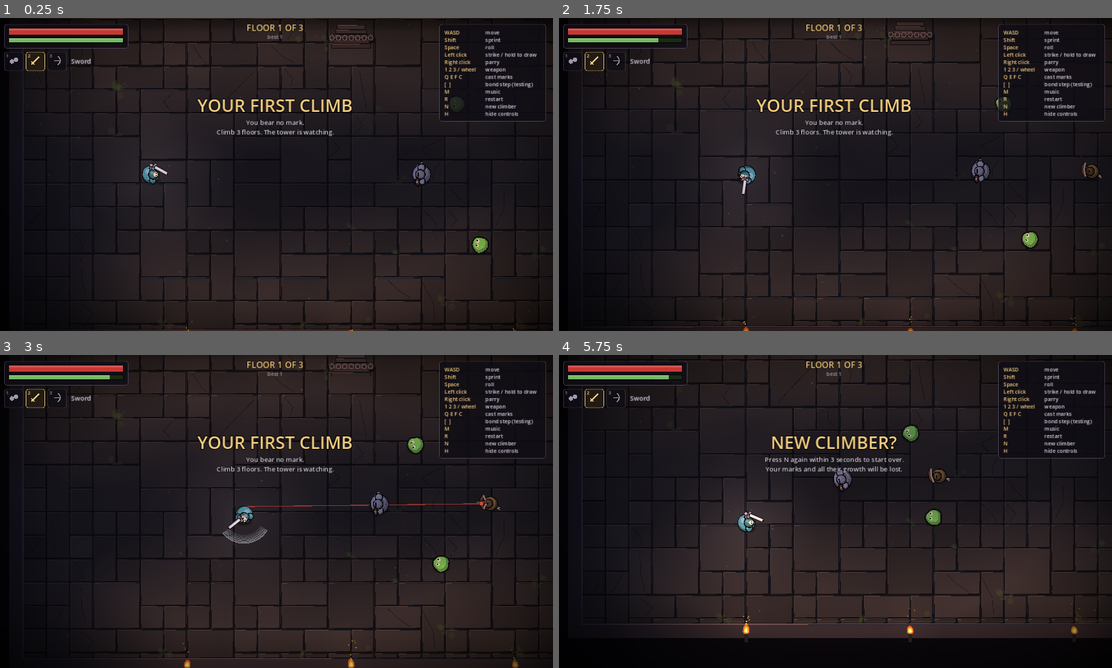
Above: before the commit, frames 1-4 (two rows, left to right).
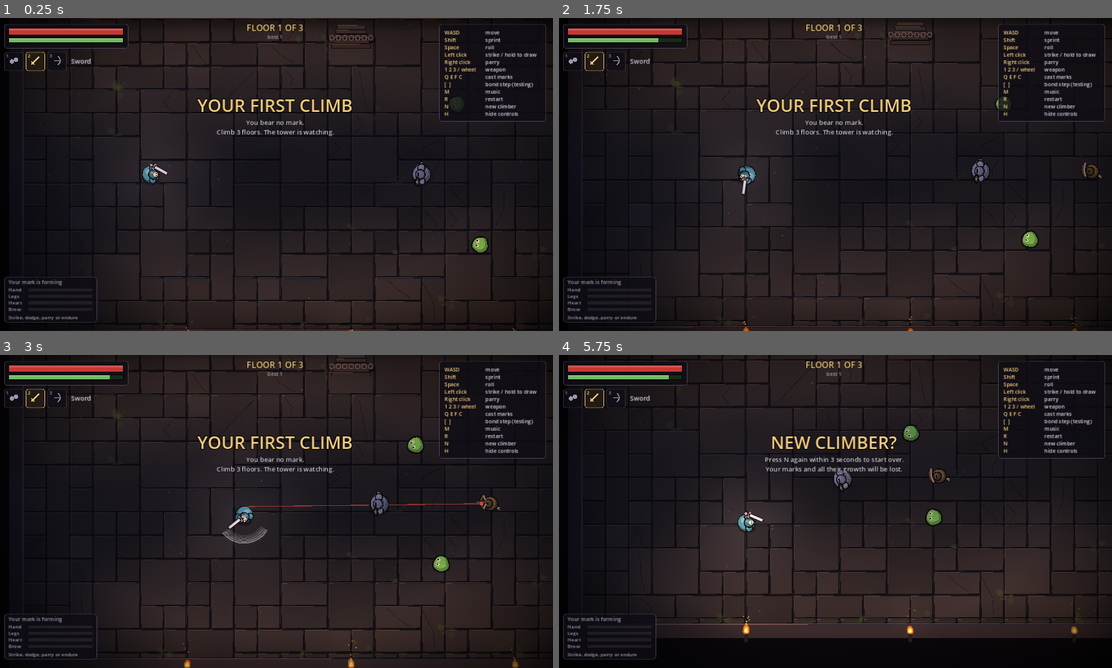
Above: after the commit, the same moments.

Repository: Raphu88/sixfold-tower-godot
Game: Godot game, scene res://scenes/main.tscn
The game is run twice, just before and just after one commit, with the same random seed, the same clock (stepped at 60 frames per second) and the same inputs.
Inputs (mouse positions are in pixels of both pictures, inside the frame that each line leads up to):
- Up to frame 1 (0.25 s): no input
- Up to frame 2 (1.75 s): tap Enter at 0.5 s; move the mouse to (957, 158) at 0.52 s; hold D (move_right) 0.53-1.25 s; right-click (957, 158) at 0.6 s; click (957, 158) at 0.67 s; drag from (724, 190) to (807, 237) at 1.27 s
- Up to frame 3 (3 s): move the mouse to (331, 442) at 2.02 s; hold D (move_right) 2.03-2.75 s; tap C (cast_brow) at 2.1 s; right-click (331, 442) at 2.3 s; drag from (248, 574) to (110, 464) at 2.77 s
- Up to frame 4 (5.75 s): move the mouse to (1001, 558) at 3.52 s; hold A (move_left) 3.53-4.25 s; tap F (cast_heart) at 3.6 s; right-click (1001, 558) at 3.8 s; drag from (669, 464) to (752, 433) at 4.27 s; move the mouse to (863, 511) at 5.02 s; hold S (move_down) from 5.03 s (still down); tap N (new_climber) at 5.1 s; click (863, 511) at 5.17 s; right-click (863, 511) at 5.3 s

The runs differ from the first frame. In frame 1, 0.4% of the frame differs, in the area x 0-89%, y 25-98%; in frame 2, 0.5%; in frame 3, 0.4%; in frame 4, 0.7%, in the area x 0-70%, y 22-98%.

Commit message:
Rebalance where marks form and show it in the HUD
- Soak per action: hand +0.5 per hit (was +1), legs +4 per dodge (was
  +3), heart +4 per hit survived, brow +6 per parry / +9 perfect, so
  every play style has a fair chance at the mark
- Bond choice: each bond scores its essence's share plus a pull toward
  its home body part (HOME_PULL 0.4), since you can't pick which monsters
  you fight; essence still decides when it is overwhelmingly one kind
- HUD panel "Your mark is forming" / "Your next mark": soak per unmarked
  body part, the leader highlighted, and the bond it would be right now;
  bottom-left on desktop, under the marks on phones
- Tests: the HUD's leader and prediction match what the Regard grants,
  and the home pull works

Co-Authored-By: Claude Opus 5.5 <noreply@anthropic.com>
Claude-Session: https://claude.ai/code/session_01HwWXj9w7Di1bEHXTrCVubh

Diff:
--- a/scripts/hud.gd
+++ b/scripts/hud.gd
@@ -117,6 +117,13 @@
 		else:
 			_bond_panel(b, part, Vector2(16, y), font)
 			y += 50.0
+	# Where the next mark is forming (while any body part is still unmarked).
+	if parts.size() < BondScript.Bonds.PARTS.size():
+		var fh := _forming_height(p)
+		if main.touch_active:
+			_draw_forming(p, Vector2(12, y + 2), font)
+		else:
+			_draw_forming(p, Vector2(16, size.y - 12.0 - 50.0 * parts.size() - fh - 8.0), font)
 
 	# Controls, top right.
 	if main.touch_active:
@@ -327,3 +334,37 @@
 		var pulse := 0.5 + 0.5 * sin(Time.get_ticks_msec() * 0.004)
 		var prompt := "Tap to begin your next climb" if main.touch_active else "Press Space or click to begin your next climb"
 		draw_string(font, Vector2(0, size.y - 40), prompt, HORIZONTAL_ALIGNMENT_CENTER, size.x, 14, Color(DIM_TEXT, 0.5 + 0.5 * pulse))
+
+
+func _forming_height(p) -> float:
+	var unmarked: int = BondScript.Bonds.PARTS.size() - p.bonds.size()
+	return 44.0 + 15.0 * unmarked
+
+
+## A small panel: how much each unmarked body part has soaked (the leader is
+## where the next mark will form) and which bond it would be right now.
+func _draw_forming(p, pos: Vector2, font: Font) -> void:
+	var unmarked: Array = BondScript.Bonds.PARTS.filter(func(pt): return not p.bonds.has(pt))
+	var r := Rect2(pos, Vector2(214, _forming_height(p)))
+	draw_style_box(panel, r)
+	var title := "Your mark is forming" if main.first_climb else "Your next mark"
+	draw_string(font, pos + Vector2(10, 16), title, HORIZONTAL_ALIGNMENT_LEFT, -1, 12, DIM_TEXT)
+	var leader: String = main.leading_part()
+	var lead_soak := maxf(main.part_soak(leader) if leader != "" else 0.0, 1.0)
+	var y := pos.y + 24.0
+	for part in unmarked:
+		var v: float = main.part_soak(part) / lead_soak if main.first_climb else main.soak_fraction(part)
+		var on: bool = part == leader
+		var name_col := GOLD if on else DIM_TEXT
+		draw_string(font, Vector2(pos.x + 10, y + 9), BondScript.PART_NAMES[part], HORIZONTAL_ALIGNMENT_LEFT, -1, 11, name_col)
+		var bar := Rect2(Vector2(pos.x + 56, y + 2), Vector2(148, 7))
+		draw_rect(bar, Color(1, 1, 1, 0.07))
+		draw_rect(Rect2(bar.position, Vector2(bar.size.x * clampf(v, 0.0, 1.0), bar.size.y)), Color(GOLD, 0.9) if on else Color(TEXT, 0.35))
+		y += 15.0
+	var bid: String = main.predicted_bond()
+	if bid == "":
+		draw_string(font, Vector2(pos.x + 10, y + 13), "Strike, dodge, parry or endure", HORIZONTAL_ALIGNMENT_LEFT, -1, 11, DIM_TEXT)
+	else:
+		var info: Dictionary = BondScript.Bonds.BONDS[bid]
+		draw_string(font, Vector2(pos.x + 10, y + 13), "Would be:", HORIZONTAL_ALIGNMENT_LEFT, -1, 11, DIM_TEXT)
+		draw_string(font, Vector2(pos.x + 68, y + 13), "%s (%s)" % [info["name"], BondScript.PART_NAMES[leader]], HORIZONTAL_ALIGNMENT_LEFT, -1, 12, info["color"])
--- a/scripts/main.gd
+++ b/scripts/main.gd
@@ -383,9 +383,48 @@
 ## How close an unmarked body part is to taking a mark, 0..1 (for drawing).
 func soak_fraction(part: String) -> float:
 	if first_climb:
-		return clampf(float(climb_soak.get(part, 0.0)) / 50.0, 0.0, 1.0)
+		# Relative to the leading part: the brightest glow is where it will form.
+		var most := 15.0
+		for pt in climb_soak:
+			most = maxf(most, float(climb_soak[pt]))
+		return clampf(float(climb_soak.get(part, 0.0)) / most, 0.0, 1.0)
 	var need: float = ProfileScript.NEW_MARK_SOAK * float(maxi(1, profile.bonds.size()))
 	return clampf((float(profile.soak.get(part, 0.0)) + float(run_soak.get(part, 0.0))) / need, 0.0, 1.0)
+
+
+## How much each unmarked body part has soaked: this climb on the first
+## climb, else everything banked plus this floor's.
+func part_soak(part: String) -> float:
+	if first_climb:
+		return float(climb_soak.get(part, 0.0))
+	return float(profile.soak.get(part, 0.0)) + float(run_soak.get(part, 0.0))
+
+
+## The unmarked body part that would take the next mark ("" if none has soaked).
+func leading_part() -> String:
+	var best := ""
+	var most := 0.0
+	for pt in BondScript.Bonds.PARTS:
+		if profile.bonds.has(pt):
+			continue
+		var v := part_soak(pt)
+		if v > most:
+			most = v
+			best = pt
+	return best
+
+
+## The bond the next mark would be, if it formed now.
+func predicted_bond() -> String:
+	var part := leading_part()
+	if part == "":
+		return ""
+	var essence: Dictionary = climb_essence
+	if not first_climb:
+		essence = profile.tally.duplicate()
+		for k in run_essence:
+			essence[k] = float(essence.get(k, 0.0)) + float(run_essence[k])
+	return profile.choose_bond(part, essence)
 
 
 func gather_essence(kind: String, amount: float, from: Vector2) -> void:
@@ -407,13 +446,9 @@
 func _begin_regard(fell: bool) -> void:
 	if not regard.is_empty():
 		return
-	var part := "hand"
-	var most := -1.0
-	for pt in BondScript.Bonds.PARTS:
-		var v := float(climb_soak.get(pt, 0.0))
-		if v > most:
-			most = v
-			part = pt
+	var part := leading_part()
+	if part == "":
+		part = "hand"
 	var id: String = profile.choose_bond(part, climb_essence)
 	profile.add_bond(part, id, fell)
 	profile.regarded = true
--- a/scripts/player.gd
+++ b/scripts/player.gd
@@ -382,7 +382,7 @@
 		hits += 1
 	# The hand fills when your weapon strikes land.
 	if hits > 0:
-		_part_action("hand", float(hits), 6.0 * hits)
+		_part_action("hand", 0.5 * hits, 6.0 * hits)
 	return true
 
 
@@ -427,7 +427,7 @@
 ## Called by your arrows when they hit a monster.
 func ranged_hit(e, dmg: float, dir: Vector2, force: float, heavy: bool) -> void:
 	_strike(e, dmg, dir, force, heavy, "arrow_hit")
-	_part_action("hand", 1.0, 6.0)
+	_part_action("hand", 0.5, 6.0)
 
 
 func _strike(e, dmg: float, dir: Vector2, force: float, heavy: bool, hit_sound := "hit") -> void:
@@ -609,7 +609,7 @@
 		main.hitstop(0.14)
 		main.shake(6.0)
 	# The brow fills when you parry.
-	_part_action("brow", 8.0 if perfect else 5.0, 18.0 if perfect else 12.0)
+	_part_action("brow", 9.0 if perfect else 6.0, 18.0 if perfect else 12.0)
 	if source.has_method("on_parried"):
 		source.on_parried(perfect)
 
@@ -619,7 +619,7 @@
 	if dodge_cd > 0.0:
 		return
 	dodge_cd = 0.3
-	_part_action("legs", 3.0, 10.0)
+	_part_action("legs", 4.0, 10.0)
 	main.fx_text(global_position + Vector2(0, -30), "Dodged", Color(0.75, 0.9, 1.0))
 	main.fx_ring(global_position, Color(0.75, 0.9, 1.0), 34.0, 0.25, 2.0)
 	main.sfx("dodge")
--- a/scripts/profile.gd
+++ b/scripts/profile.gd
@@ -73,27 +73,34 @@
 	cfg.save(SAVE_PATH)
 
 
-## Which bond a body part takes, given the essence gathered: the dominant
-## kind picks the bond's affinity, and a bond whose home is this part wins
-## ties. Bonds already carried are skipped.
+## How much a bond is drawn to its own home body part, against its share of
+## the essence gathered (0..1). Play style and essence both shape the mark.
+const HOME_PULL := 0.4
+
+
+## Which bond a body part takes: each bond scores its essence's share of what
+## you gathered, plus HOME_PULL if this body part is its home. Bonds already
+## carried are skipped.
 func choose_bond(part: String, essence: Dictionary) -> String:
-	var kinds: Array = essence.keys()
-	kinds.sort_custom(func(a, b): return float(essence[a]) > float(essence[b]))
-	if kinds.is_empty():
-		kinds = ["air"]
+	var total := 0.0
+	for k in essence:
+		total += float(essence[k])
 	var held := bonds.values().map(func(b): return b["id"])
-	for kind in kinds + ["air", "water", "iron"]:
-		var options: Array = []
-		for id in Bonds.BONDS:
-			if Bonds.BONDS[id]["affinity"] == kind and not (id in held):
-				options.append(id)
-		if options.is_empty():
+	var best := ""
+	var best_score := -1.0
+	for id in Bonds.BONDS:
+		if id in held:
 			continue
-		for id in options:
-			if Bonds.BONDS[id]["home"] == part:
-				return id
-		return options[0]
-	return ""
+		var info: Dictionary = Bonds.BONDS[id]
+		var score := 0.0
+		if total > 0.0:
+			score += float(essence.get(info["affinity"], 0.0)) / total
+		if info["home"] == part:
+			score += HOME_PULL
+		if score > best_score:
+			best_score = score
+			best = id
+	return best
 
 
 ## Marks a body part with a bond. Faint marks owe FAINT_DEBT essence first.
--- a/tests/smoke_test.gd
+++ b/tests/smoke_test.gd
@@ -78,6 +78,12 @@
 	for i in 5:
 		main.add_soak("legs", 3.0)
 	main.gather_essence("air", 10.0, p.global_position)
+	_check(main.leading_part() == "legs", "the HUD's leading part is the most-used one")
+	var predicted: String = main.predicted_bond()
+	_check(predicted == "windwalker", "the HUD predicts the bond: %s" % predicted)
+	# Play style pulls too: mostly Water essence, but legs pull toward Windwalker.
+	_check(main.profile.choose_bond("legs", {"water": 6.0, "air": 4.0}) == "windwalker", "a body part pulls toward its own bond")
+	_check(main.profile.choose_bond("legs", {"water": 10.0}) == "tidecaller", "...unless the essence is overwhelmingly another kind")
 	main.floor_num = 3
 	for e in main.enemies():
 		e.take_hit(9999.0, Vector2.RIGHT, 0.0)
@@ -88,6 +94,7 @@
 	_check(not main.regard.is_empty() and not main.regard["fell"], "taking the top stair brings the Regard")
 	var legs: Dictionary = main.profile.bonds.get("legs", {})
 	_check(legs.get("id", "") == "windwalker" and not legs.get("faint", true), "a full Windwalker mark on the legs")
+	_check(legs.get("id", "") == predicted, "the Regard grants what the HUD predicted")
 
 	print("a second mark")
 	main.first_climb = false
